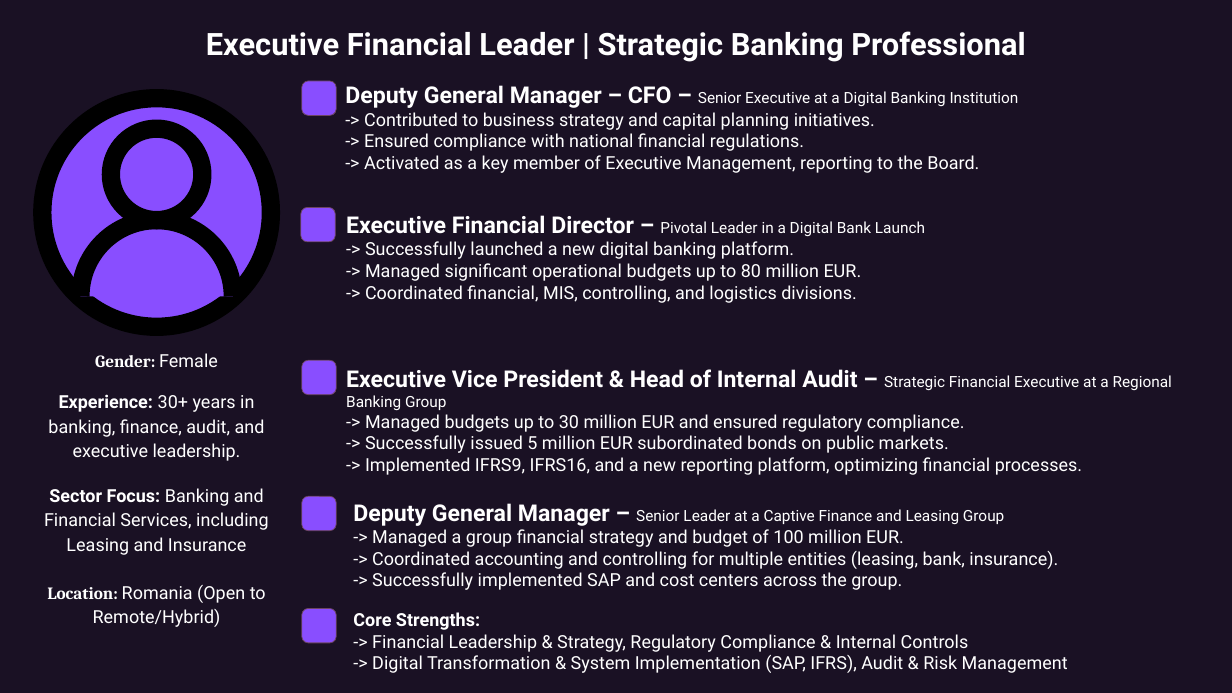
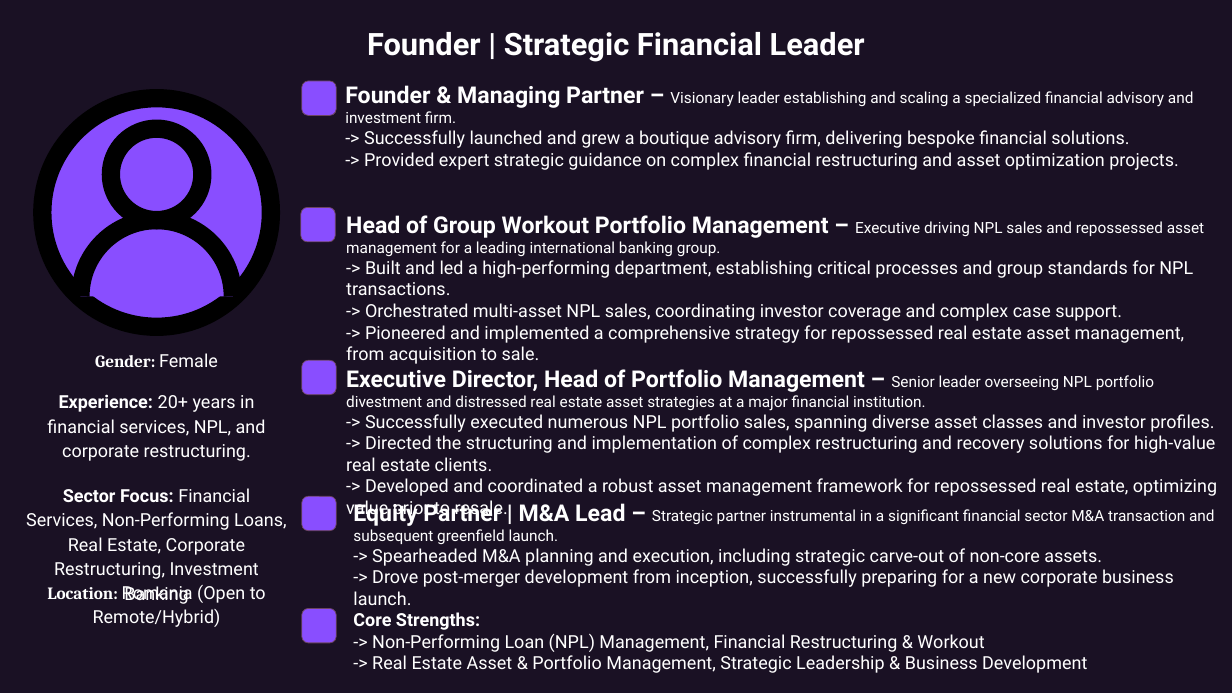
Before and after one commit to alextudorpufi/fraxen-administrative, a slide deck: slide 1 of Dora_S_Profile_Final.pptx. Drawn at 1232x693 pixels with LibreOffice and Linux fonts; fonts in the diff are those of the drawing. Boxes give left, top, right and bottom in pixels: in the first picture for what was removed or moved away, otherwise in the second. Text is boxed around its words. In the diff, an @@ line names an element or a change of style, - is before the commit and + after.

```diff
--- a/Dora_S_Profile_Final.pptx
+++ b/Dora_S_Profile_Final.pptx
@@ text at [367,32,865,62]: text changed @@
-Executive Financial Leader | Strategic Banking Professional
+Founder | Strategic Financial Leader
@@ text at [345,85,1194,170]: text changed @@
-Deputy General Manager – CFO – Senior Executive at a Digital Banking Institution
--> Contributed to business strategy and capital planning initiatives.
--> Ensured compliance with national financial regulations.
--> Activated as a key member of Executive Management, reporting to the Board.
+Founder & Managing Partner – Visionary leader establishing and scaling a specialized financial advisory and investment firm.
+-> Successfully launched and grew a boutique advisory firm, delivering bespoke financial solutions.
+-> Provided expert strategic guidance on complex financial restructuring and asset optimization projects.
@@ text at [346,215,1204,364]: text changed @@
-Executive Financial Director – Pivotal Leader in a Digital Bank Launch
--> Successfully launched a new digital banking platform.
--> Managed significant operational budgets up to 80 million EUR.
--> Coordinated financial, MIS, controlling, and logistics divisions.
+Head of Group Workout Portfolio Management – Executive driving NPL sales and repossessed asset management for a leading international banking group.
+-> Built and led a high-performing department, establishing critical processes and group standards for NPL transactions.
+-> Orchestrated multi-asset NPL sales, coordinating investor coverage and complex case support.
+-> Pioneered and implemented a comprehensive strategy for repossessed real estate asset management, from acquisition to sale.
@@ text at [346,369,1217,496]: text changed @@
-Executive Vice President & Head of Internal Audit – Strategic Financial Executive at a Regional Banking Group
--> Managed budgets up to 30 million EUR and ensured regulatory compliance.
--> Successfully issued 5 million EUR subordinated bonds on public markets.
--> Implemented IFRS9, IFRS16, and a new reporting platform, optimizing financial processes.
+Executive Director, Head of Portfolio Management – Senior leader overseeing NPL portfolio divestment and distressed real estate asset strategies at a major financial institution.
+-> Successfully executed numerous NPL portfolio sales, spanning diverse asset classes and investor profiles.
+-> Directed the structuring and implementation of complex restructuring and recovery solutions for high-value real estate clients.
+-> Developed and coordinated a robust asset management framework for repossessed real estate, optimizing value prior to resale.
@@ text at [47,394,266,461]: text changed @@
-Experience: 30+ years in banking, finance, audit, and executive leadership.
+Experience: 20+ years in financial services, NPL, and corporate restructuring.
@@ text at [26,488,286,579]: text changed @@
-Sector Focus: Banking and Financial Services, including Leasing and Insurance
+Sector Focus: Financial Services, Non-Performing Loans, Real Estate, Corporate Restructuring, Investment Banking
@@ text at [353,500,1215,605]: text changed @@
-Deputy General Manager – Senior Leader at a Captive Finance and Leasing Group
--> Managed a group financial strategy and budget of 100 million EUR.
--> Coordinated accounting and controlling for multiple entities (leasing, bank, insurance).
--> Successfully implemented SAP and cost centers across the group.
+Equity Partner | M&A Lead – Strategic partner instrumental in a significant financial sector M&A transaction and subsequent greenfield launch.
+-> Spearheaded M&A planning and execution, including strategic carve-out of non-core assets.
+-> Drove post-merger development from inception, successfully preparing for a new corporate business launch.
@@ text at [372,634,1087,673]: text changed @@
--> Financial Leadership & Strategy, Regulatory Compliance & Internal Controls
--> Digital Transformation & System Implementation (SAP, IFRS), Audit & Risk Management
+-> Non-Performing Loan (NPL) Management, Financial Restructuring & Workout
+-> Real Estate Asset & Portfolio Management, Strategic Leadership & Business Development
```
Also in this commit, not shown: 4 other files.
